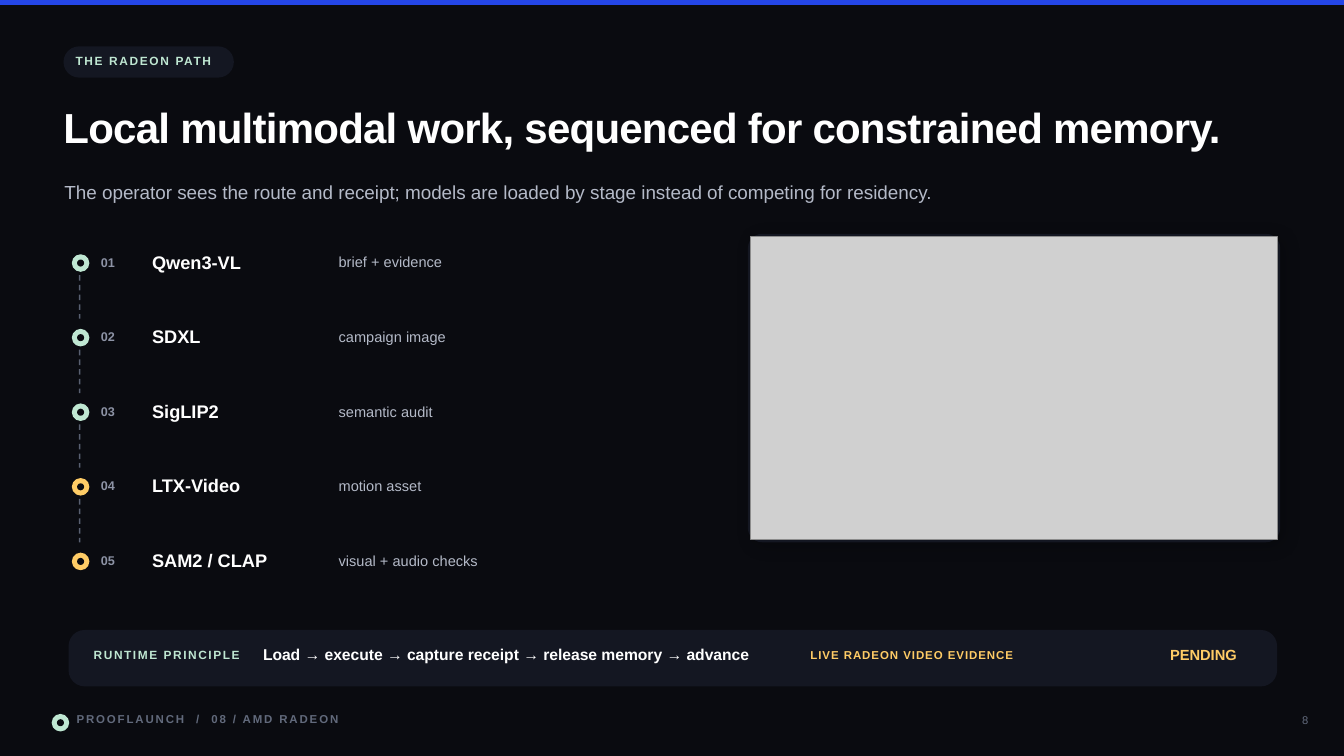
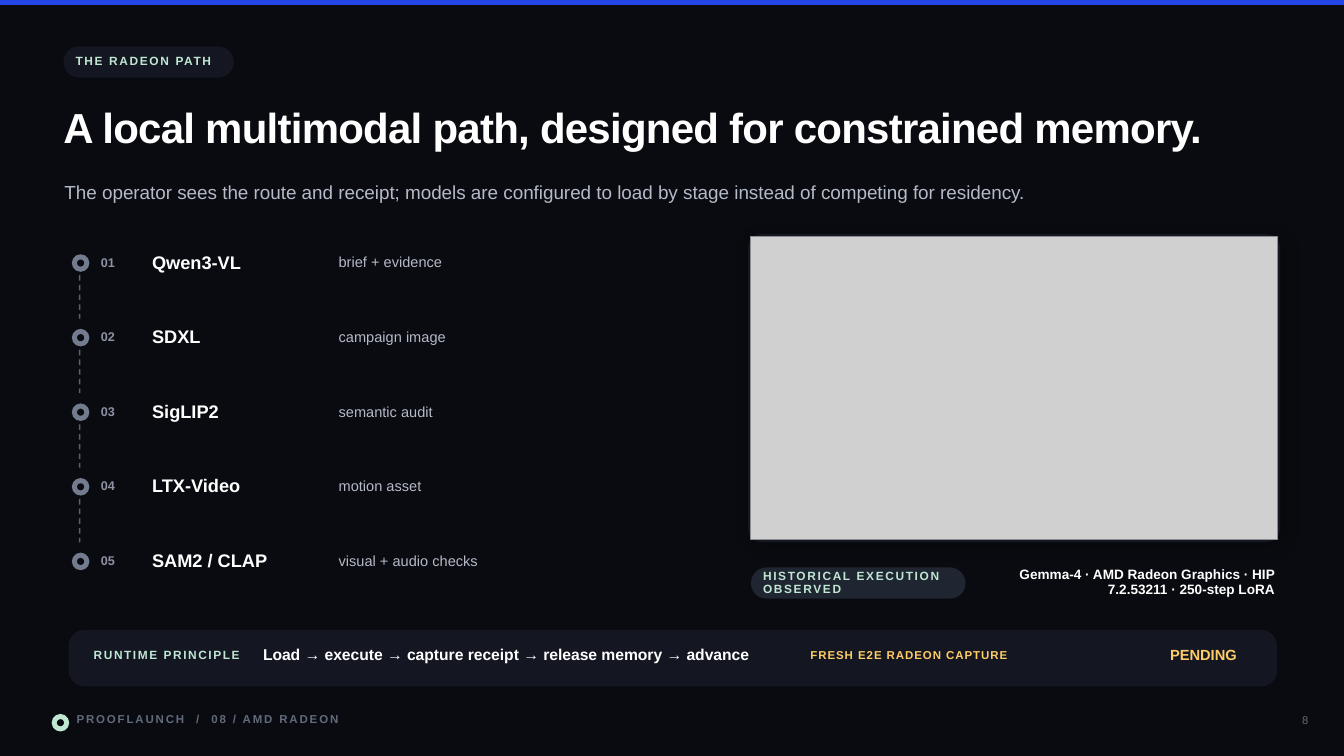
Before and after one commit to AMD-DEV-CONTEST/Radeon-hackathon-2026-07, a slide deck: slide 8 of prooflaunch/docs/ProofLaunch_Submission_Deck.pptx. Drawn at 1344x756 pixels with LibreOffice and Linux fonts; fonts in the diff are those of the drawing; grey boxes stand for pictures. Boxes give left, top, right and bottom in pixels: in the first picture for what was removed or moved away, otherwise in the second. Text is boxed around its words. In the diff, an @@ line names an element or a change of style, - is before the commit and + after.

Commit message:
Track 1: add verified historical Radeon evidence

```diff
--- a/prooflaunch/docs/ProofLaunch_Submission_Deck.pptx
+++ b/prooflaunch/docs/ProofLaunch_Submission_Deck.pptx
@@ text at (x1=63, y1=112, x2=1201, y2=152): text changed @@
-Local multimodal work, sequenced for constrained memory.
+A local multimodal path, designed for constrained memory.
@@ text at (x1=64, y1=185, x2=1024, y2=203): text changed @@
-The operator sees the route and receipt; models are loaded by stage instead of competing for residency.
+The operator sees the route and receipt; models are configured to load by stage instead of competing for residency.
@@ fill #BFE7D2 to #737B8E; outline #BFE7D2 1 pt to #737B8E 1 pt in 3 elements at (x1=73, y1=255, x2=89, y2=271), (x1=73, y1=330, x2=89, y2=346), (x1=73, y1=404, x2=89, y2=420) @@
@@ ellipse at (x1=73, y1=479, x2=89, y2=495): fill #FFCC66 to #737B8E; outline #FFCC66 1 pt to #737B8E 1 pt @@
@@ ellipse at (x1=73, y1=554, x2=89, y2=570): fill #FFCC66 to #737B8E; outline #FFCC66 1 pt to #737B8E 1 pt @@
@@ rounded rectangle added at (x1=751, y1=568, x2=966, y2=599), fill #202532 @@
@@ text added at (x1=1019, y1=569, x2=1275, y2=597), 9.7 pt, text #FFFFFF, bold @@
+Gemma-4 · AMD Radeon Graphics · HIP 7.2.53211 · 250-step LoRA
@@ text added at (x1=763, y1=571, x2=940, y2=593), 8.5 pt, text #BFE7D2, bold @@
+HISTORICAL EXECUTION OBSERVED
@@ text at (x1=810, y1=651, x2=1007, y2=659): text changed @@
-LIVE RADEON VIDEO EVIDENCE
+FRESH E2E RADEON CAPTURE
```
Also in this commit, not shown: 2 other slides changed, 32 other files.
